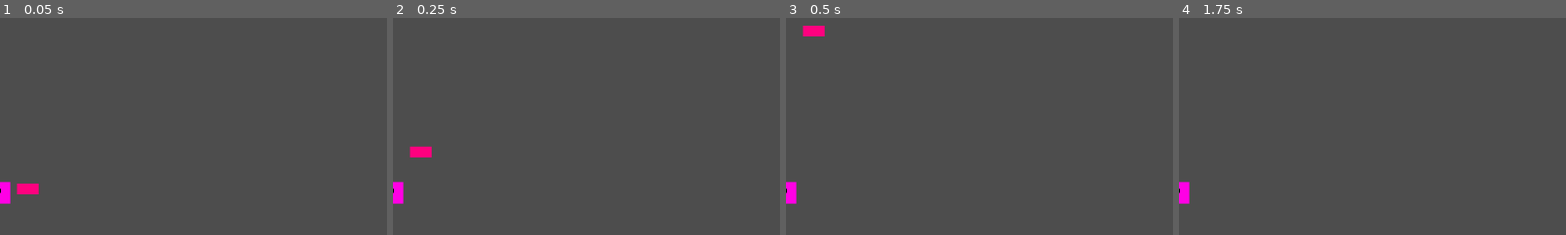
Above: before the commit, frames 1-4 (left to right).
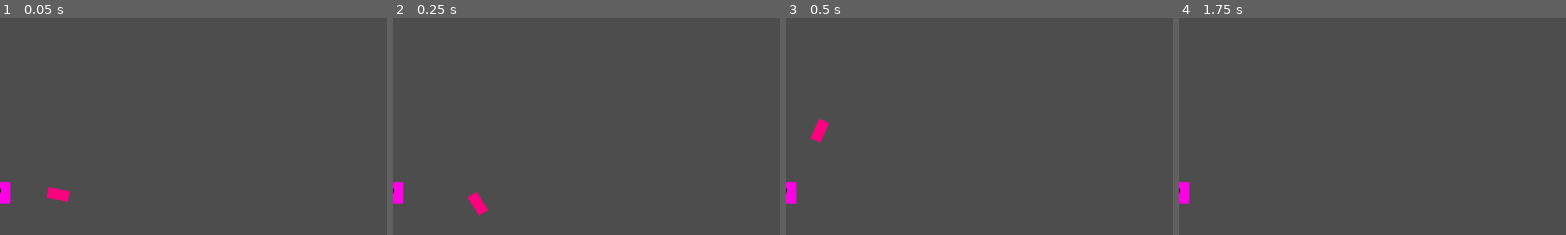
Above: after the commit, the same moments.

Repository: InfinityDxD/prueba
Game: Godot game, scene res://test.tscn
Two runs of this game, one before a commit and one after it. Both use one fixed random seed, a clock stepped at 60 frames per second and the inputs below.
Inputs:
- Up to frame 1 (0.05 s): no input
- Up to frame 2 (0.25 s): no input
- Up to frame 3 (0.5 s): no input
- Up to frame 4 (1.75 s): tap Enter (ui_accept) at 0.5, 0.6, 0.77, 1.07, 1.35, 1.52 s; hold Right (ui_right) from 0.53 s (still down)
The pictures show only the part of the screen within x 50-100%, y 10-60%; the shares and areas given below are measured in that part.

The runs differ from the first frame. In frame 1, 0.6% of the frame differs, in the area x 4-19%, y 76-85%; in frame 2, 0.6%, in the area x 4-25%, y 58-92%; in frame 3, 0.6%; in frame 4, nothing differs.

Commit message:
se añadio que siga (falla)

Diff:
--- a/player.tscn
+++ b/player.tscn
@@ -1,8 +1,74 @@
 [gd_scene format=3 uid="uid://x1nsx1u3a33u"]
 
-[ext_resource type="Script" uid="uid://b6kgmdmoy4sr2" path="res://character_body_2d.gd" id="1_onrkg"]
 [ext_resource type="Texture2D" uid="uid://dr72wnopkiitc" path="res://assets/sprites/player/player.png" id="2_onrkg"]
 [ext_resource type="PackedScene" uid="uid://rt6rvvxa1lwd" path="res://sword.tscn" id="3_i3pqv"]
+
+[sub_resource type="GDScript" id="GDScript_onrkg"]
+resource_local_to_scene = true
+script/source = "extends CharacterBody2D
+
+const SPEED = 400.0
+const JUMP_VELOCITY = -400.0
+# Variables para el Wall Jump
+const WALL_JUMP_VELOCITY = -450.0
+const WALL_PUSH_BACK = 350.0
+
+# --- COYOTE TIME (SIN TIMER EXTERNO) ---
+const COYOTE_DURATION: float = 0.15  # 150ms
+var coyote_time_remaining: float = 0.0
+func _ready() -> void:
+	add_to_group(\"jugador\")  # En _ready() del jugador
+
+func _physics_process(delta: float) -> void:
+	# Guardamos el estado de si estaba en el suelo ANTES de movernos
+	var was_on_floor = is_on_floor()
+
+	# Aplicar gravedad
+	if not is_on_floor():
+		velocity += get_gravity() * delta
+
+	# Movimiento horizontal
+	var direction := Input.get_axis(\"ui_left\", \"ui_right\")
+	if direction:
+		velocity.x = direction * SPEED
+	else:
+		velocity.x = move_toward(velocity.x, 0, SPEED)
+
+	# Guardamos el estado de si saltó en este frame
+	var did_jump = false
+
+	# --- LÓGICA DE SALTO ---
+	if Input.is_action_just_pressed(\"ui_accept\"):
+		# Salta si está en el suelo O si el coyote time está disponible
+		if is_on_floor() or coyote_time_remaining > 0:
+			velocity.y = JUMP_VELOCITY
+			coyote_time_remaining = 0.0  # Consumimos el coyote time
+			did_jump = true
+		# Wall Jump
+		elif is_on_wall_only():
+			velocity.y = WALL_JUMP_VELOCITY
+			velocity.x = get_wall_normal().x * WALL_PUSH_BACK
+			did_jump = true
+
+	move_and_slide()
+
+	# --- MANEJO DEL COYOTE TIME ---
+	# Si acaba de dejar el suelo (transición de piso a aire)
+	if was_on_floor and not is_on_floor() and not did_jump:
+		coyote_time_remaining = COYOTE_DURATION
+
+	# Si está en el suelo, resetea el coyote time
+	if is_on_floor():
+		coyote_time_remaining = COYOTE_DURATION  # Llena el \"tanque\" de gracia
+
+	# Si está en una pared, resetea coyote time
+	if is_on_wall():
+		coyote_time_remaining = 0.0
+
+	# Decrementar el coyote time cada frame
+	if coyote_time_remaining > 0:
+		coyote_time_remaining -= delta
+"
 
 [sub_resource type="RectangleShape2D" id="RectangleShape2D_i3pqv"]
 size = Vector2(14, 14)
@@ -14,7 +80,7 @@
 rotation = 1.5707964
 
 [node name="CharacterBody2D" type="CharacterBody2D" parent="." unique_id=1808943312]
-script = ExtResource("1_onrkg")
+script = SubResource("GDScript_onrkg")
 
 [node name="Sprite2D" type="Sprite2D" parent="CharacterBody2D" unique_id=102245361]
 texture_filter = 1
--- a/sword.gd
+++ b/sword.gd
@@ -1,11 +1,76 @@
-extends Node2D
+extends CharacterBody2D
 
-@export var velocidad_seguimiento: float = 500.0
-@export var distancia_offset: Vector2 = Vector2(30, 0)  # Separación de la espada
+# Referencias
+var player: Node2D
+var player_position: Vector2
 
-@onready var jugador = get_tree().get_first_node_in_group("jugador")
+# Parámetros de órbita
+@export var orbit_radius: float = 80.0  # Distancia de la órbita
+@export var orbit_speed: float = 3.0    # Velocidad angular (radianes/segundo)
+@export var follow_smooth: float = 0.15 # Suavidad del seguimiento (0-1, menor = más suave)
+
+# Rotación visual
+@export var rotation_speed: float = 4.0 # Velocidad de rotación del sprite
+@export var enable_rotation: bool = true # Girar el sprite mientras orbita
+
+# Estado
+var orbit_angle: float = 0.0
+var target_position: Vector2
+var current_angle_offset: float = 0.0
+
+func _ready() -> void:
+	# Buscar el nodo del jugador en el grupo "jugador"
+	player = get_tree().get_first_node_in_group("jugador")
+
+	if not player:
+		push_error("No se encontró nodo en grupo 'jugador'. Asegúrate de añadir el jugador a este grupo.")
+		return
+
+	player_position = player.global_position
+	target_position = global_position
+	current_angle_offset = orbit_angle
 
 func _process(delta: float) -> void:
-	if jugador:
-		var posicion_destino = jugador.global_position + distancia_offset
-		global_position = global_position.lerp(posicion_destino, velocidad_seguimiento * delta)
+	if not player:
+		return
+
+	# Actualizar ángulo de órbita continuamente
+	orbit_angle += orbit_speed * delta
+
+	# Calcular posición de órbita
+	var orbit_offset = Vector2(
+		cos(orbit_angle) * orbit_radius,
+		sin(orbit_angle) * orbit_radius
+	)
+
+	player_position = player.global_position
+	target_position = player_position + orbit_offset
+
+	# Seguimiento suave hacia la posición objetivo
+	global_position = global_position.lerp(target_position, follow_smooth)
+
+	# Rotación visual opcional (giro del sprite)
+	if enable_rotation:
+		rotation += rotation_speed * delta
+
+func _physics_process(delta: float) -> void:
+	# Aquí puedes añadir física si la necesitas
+	# Por ahora dejamos que sea puramente cinemático
+	pass
+
+# Función para cambiar el radio de órbita suavemente
+func set_orbit_radius_smooth(new_radius: float, transition_time: float) -> void:
+	var tween = create_tween()
+	tween.tween_property(self, "orbit_radius", new_radius, transition_time)
+
+# Función para hacer que la espada gire alrededor del jugador de forma diferente
+func set_orbit_speed(new_speed: float) -> void:
+	orbit_speed = new_speed
+
+# Función para pausar la órbita
+func pause_orbit() -> void:
+	orbit_speed = 0.0
+
+# Función para reanudar la órbita
+func resume_orbit() -> void:
+	orbit_speed = 3.0
--- a/test.tscn
+++ b/test.tscn
@@ -7,5 +7,5 @@
 
 [node name="world" parent="." unique_id=271936559 instance=ExtResource("2_6uqi0")]
 
-[node name="player" parent="." unique_id=797367852 instance=ExtResource("1_8uh7m")]
+[node name="player" parent="." unique_id=797367852 groups=["jugador"] instance=ExtResource("1_8uh7m")]
 position = Vector2(51, 336)
Not shown, removed: character_body_2d.gd.uid
Renamed: character_body_2d.gd -> player.gd
Not shown, added: player.gd.uid
Not shown, changed: sword.gd.uid
